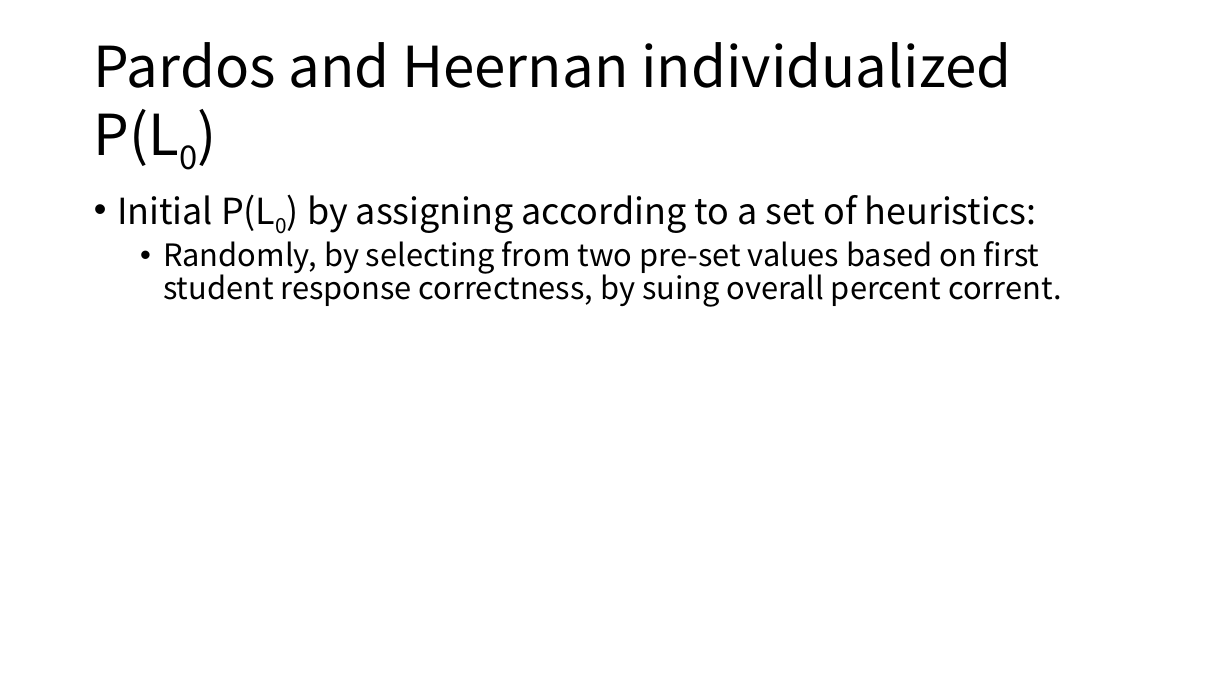
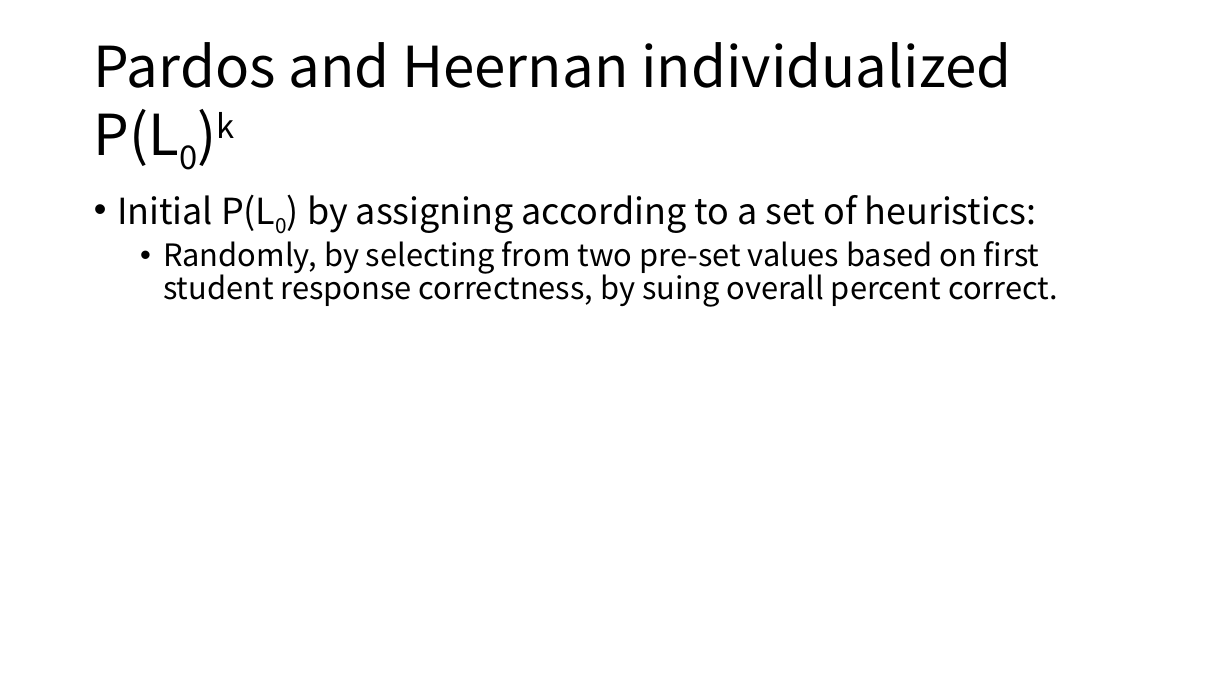
Before and after one commit to cloudspurs/klz, a slide deck: slide 8 of computer_science/statistics/model/hmm/bkt/papers/individualized-bayesian-knowledge-tracing.pptx (slide 6 before the commit). Drawn at 1232x693 pixels with LibreOffice and Linux fonts; fonts in the diff are those of the drawing. Boxes give left, top, right and bottom in pixels: in the first picture for what was removed or moved away, otherwise in the second. Text is boxed around its words. In the diff, an @@ line names an element or a change of style, - is before the commit and + after.

```diff
--- a/computer_science/statistics/model/hmm/bkt/papers/individualized-bayesian-knowledge-tracing.pptx
+++ b/computer_science/statistics/model/hmm/bkt/papers/individualized-bayesian-knowledge-tracing.pptx
@@ title at [94,42,1012,166]: text changed @@
-Pardos and Heernan individualized P(L0)
+Pardos and Heernan individualized P(L0)k
@@ text at [163,241,1058,307]: text changed @@
-  • Randomly, by selecting from two pre-set values based on first student response correctness, by suing overall percent corrent.
+  • Randomly, by selecting from two pre-set values based on first student response correctness, by suing overall percent correct.
```
Also in this commit, not shown: 7 other slides changed, 3 slides added, 10 other files.
